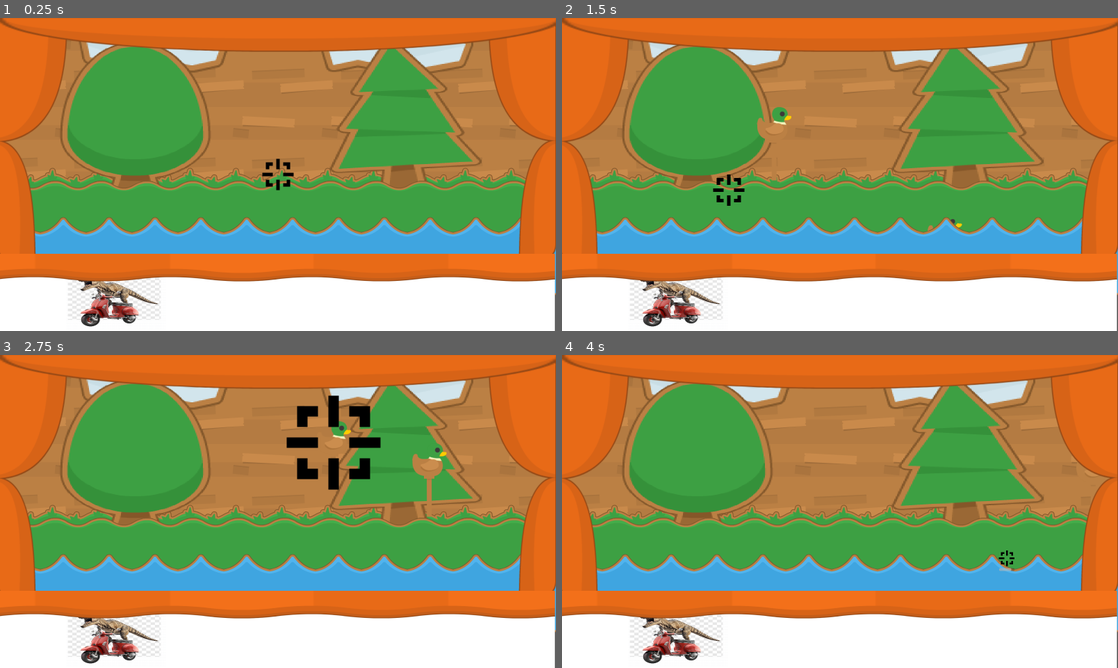
Above: before the commit, frames 1-4 (two rows, left to right).
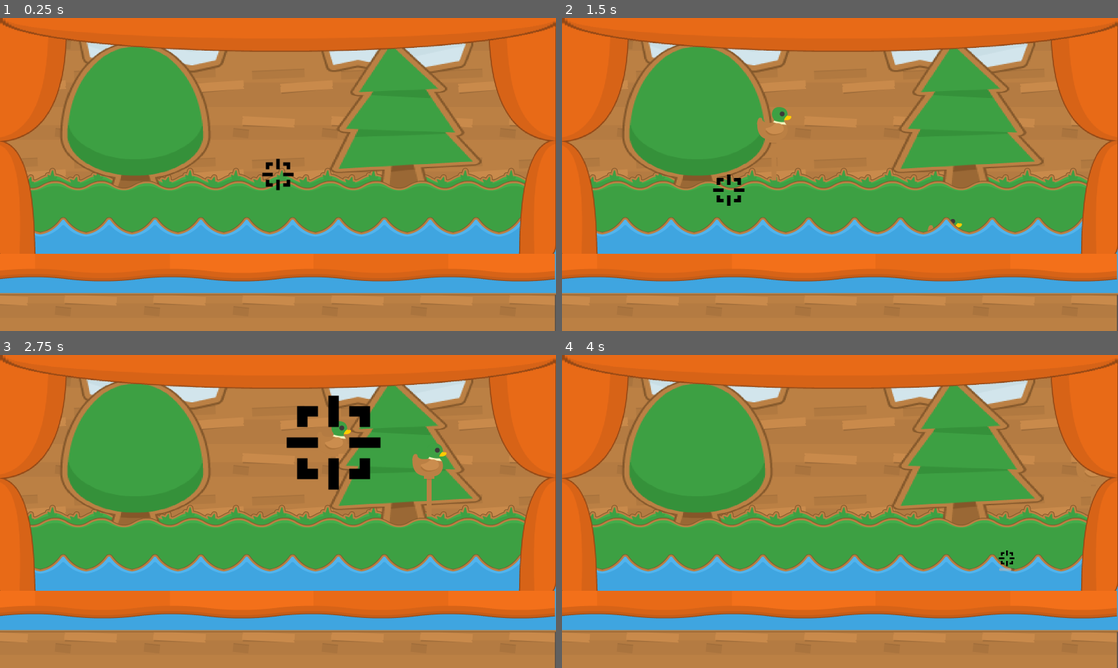
Above: after the commit, the same moments.

Repository: Martello3000/GhostShooterTrabalhoPOO
Game: Godot game, scene res://cenas/fases/fase_teste.tscn
Two runs of this game, one before a commit and one after it. Both use one fixed random seed, a clock stepped at 60 frames per second and the inputs below. This scene is started directly instead of the project's main scene.
Inputs (mouse positions are in pixels of both pictures, inside the frame that each line leads up to):
- Up to frame 1 (0.25 s): no input
- Up to frame 2 (1.5 s): move the mouse to (962, 158) at 0.52 s; press the mouse at (962, 158) at 0.53 s; move the mouse to (728, 190) at 1.27 s; release the mouse at (728, 190) at 1.28 s; tap 1 (equiparPistola) at 1.35 s
- Up to frame 3 (2.75 s): move the mouse to (333, 442) at 2.02 s; hold 2 (equiparShotgun) from 2.03 s (still down)
- Up to frame 4 (4 s): move the mouse to (812, 574) at 2.77 s; release 2 (equiparShotgun) at 2.78 s; tap 3 (equiparSniper) at 2.85 s; move the mouse to (1006, 558) at 3.52 s; press the mouse at (1006, 558) at 3.53 s

The runs differ from the first frame. In frame 1, 17% of the frame differs, in the area x 0-100%, y 0-100%; in frame 2, 17%; in frame 3, 17%; in frame 4, 17%.

Commit message:
Versao 4 (Antes da Versao 5(que ainda nao existe))
HUD completo e funcional com as classe tudo mt foda

Diff:
--- a/cenas/cenarios/cenario_1.tscn
+++ b/cenas/cenarios/cenario_1.tscn
@@ -10,7 +10,6 @@
 [ext_resource type="Texture2D" uid="uid://cri83irdthrow" path="res://assets/placeholders/cenario/water1.png" id="8_efqff"]
 [ext_resource type="Texture2D" uid="uid://bjx6xut62vrhu" path="res://assets/placeholders/cenario/curtain.png" id="9_lmn1v"]
 [ext_resource type="Texture2D" uid="uid://dut4wcbonpnvi" path="res://assets/placeholders/cenario/curtain_top.png" id="10_4baps"]
-[ext_resource type="Texture2D" uid="uid://cvx65ib4ydkt5" path="res://assets/placeholders/Screenshot_1244.png" id="11_44y6m"]
 [ext_resource type="Texture2D" uid="uid://d4mv4yfjcobd6" path="res://assets/placeholders/cenario/curtain_straight.png" id="11_v4c51"]
 
 [node name="Cenario1" type="Node2D" unique_id=1385884628]
@@ -107,17 +106,6 @@
 offset_bottom = 97.0
 texture = ExtResource("10_4baps")
 
-[node name="ColorRect" type="ColorRect" parent="." unique_id=358229605]
-offset_left = -2.0
-offset_top = 679.0
-offset_right = 1597.0
-offset_bottom = 901.0
-
-[node name="Screenshot1244" type="Sprite2D" parent="." unique_id=1345847461]
-position = Vector2(334.00003, 803.00006)
-scale = Vector2(0.58979595, 0.35027727)
-texture = ExtResource("11_44y6m")
-
 [node name="cortinabaixo" type="TextureRect" parent="." unique_id=1578985619]
 offset_left = -5.0
 offset_top = 678.0
--- /dev/null
+++ b/cenas/hud/hud.tscn
@@ -0,0 +1,279 @@
+[gd_scene format=3 uid="uid://bm8723jv36bya"]
+
+[ext_resource type="Texture2D" uid="uid://cw1ptut60wkw6" path="res://assets/placeholders/hud/tinyRPG_dragonRegaliaGUI_v1_0/20240707dragon9SlicesC.png" id="1_boc2i"]
+[ext_resource type="Texture2D" uid="uid://cocf52fqt1rvl" path="res://assets/placeholders/hud/tinyRPG_dragonRegaliaGUI_v1_0/20240707dragon9SlicesATexture.png" id="2_kovif"]
+[ext_resource type="Texture2D" uid="uid://dymufu2cfh4jn" path="res://assets/placeholders/hud/tinyRPG_dragonRegaliaGUI_v1_0/20240713dragonMapFrame.png" id="3_b5mm2"]
+[ext_resource type="Texture2D" uid="uid://305wefpabn7w" path="res://assets/placeholders/hud/tinyRPG_dragonRegaliaGUI_v1_0/20240709dragonBarA.png" id="3_vgdt5"]
+[ext_resource type="Texture2D" uid="uid://b6am8rajnvcbf" path="res://assets/placeholders/hud/tinyRPG_dragonRegaliaGUI_v1_0/20240707dragon9SlicesB.png" id="3_yvfgk"]
+[ext_resource type="Texture2D" uid="uid://bkohlp11ftey" path="res://assets/placeholders/hud/tinyRPG_dragonRegaliaGUI_v1_0/20240707dragon9SlicesA.png" id="4_mwyyg"]
+[ext_resource type="Texture2D" uid="uid://c313nnlbl3kax" path="res://assets/placeholders/shadowwizardmoneygang.png" id="4_ptjvq"]
+[ext_resource type="Texture2D" uid="uid://blfi5b0n4x7bk" path="res://assets/placeholders/hud/tinyRPG_dragonRegaliaGUI_v1_0/20240707dragonHeaderA.png" id="5_mwyyg"]
+[ext_resource type="Texture2D" uid="uid://cre0pkblv5ab7" path="res://assets/placeholders/hud/tinyRPG_dragonRegaliaGUI_v1_0/20240713dragonEmptyFrame.png" id="7_c6fc2"]
+[ext_resource type="FontFile" uid="uid://1ihfvuq4u1dn" path="res://assets/placeholders/VCR_OSD_MONO_1.001.ttf" id="7_xi43s"]
+[ext_resource type="Texture2D" uid="uid://dduk8proxkcmp" path="res://assets/placeholders/handgun-weapon-isolated-png.webp" id="8_xi43s"]
+
+[sub_resource type="LabelSettings" id="LabelSettings_4s7l5"]
+font = ExtResource("7_xi43s")
+
+[sub_resource type="LabelSettings" id="LabelSettings_1q8n7"]
+font = ExtResource("7_xi43s")
+
+[sub_resource type="LabelSettings" id="LabelSettings_ptjvq"]
+font = ExtResource("7_xi43s")
+font_size = 27
+
+[sub_resource type="LabelSettings" id="LabelSettings_xi43s"]
+font = ExtResource("7_xi43s")
+font_size = 60
+font_color = Color(0.99797565, 0.8290873, 0, 1)
+
+[sub_resource type="LabelSettings" id="LabelSettings_tckxf"]
+font = ExtResource("7_xi43s")
+font_size = 60
+font_color = Color(0.99607843, 0.827451, 0, 1)
+
+[node name="HUD" type="Control" unique_id=1464992753]
+layout_mode = 3
+anchor_top = 0.75555557
+anchor_right = 1.0
+anchor_bottom = 1.0
+grow_horizontal = 2
+grow_vertical = 2
+metadata/_edit_use_anchors_ = true
+
+[node name="PanelContainer" type="PanelContainer" parent="." unique_id=1142091084]
+self_modulate = Color(1, 1, 1, 0)
+layout_mode = 1
+anchors_preset = 15
+anchor_right = 1.0
+anchor_bottom = 1.0
+grow_horizontal = 2
+grow_vertical = 2
+
+[node name="NinePatchRect" type="NinePatchRect" parent="PanelContainer" unique_id=389968813]
+self_modulate = Color(0.91228896, 0.9122889, 0.91228884, 1)
+layout_mode = 2
+texture = ExtResource("1_boc2i")
+patch_margin_left = 10
+patch_margin_top = 10
+patch_margin_right = 10
+patch_margin_bottom = 10
+
+[node name="TextureRect" type="TextureRect" parent="PanelContainer" unique_id=1697792076]
+self_modulate = Color(1, 1, 1, 0.09019608)
+layout_mode = 2
+texture = ExtResource("2_kovif")
+stretch_mode = 1
+
+[node name="VBoxContainer" type="VBoxContainer" parent="PanelContainer" unique_id=2023636416]
+layout_mode = 2
+
+[node name="NinePatchRect" type="NinePatchRect" parent="PanelContainer/VBoxContainer" unique_id=482937730]
+custom_minimum_size = Vector2(0, 40)
+layout_mode = 2
+texture = ExtResource("3_vgdt5")
+patch_margin_left = 8
+patch_margin_top = 4
+patch_margin_right = 8
+patch_margin_bottom = 5
+axis_stretch_horizontal = 1
+
+[node name="ProgressBar" type="ProgressBar" parent="PanelContainer/VBoxContainer/NinePatchRect" unique_id=1045242551]
+custom_minimum_size = Vector2(0, 30)
+layout_mode = 1
+anchors_preset = -1
+anchor_left = 0.00375
+anchor_top = 0.1
+anchor_right = 0.995625
+anchor_bottom = 0.875
+grow_horizontal = 2
+grow_vertical = 2
+show_percentage = false
+metadata/_edit_use_anchors_ = true
+
+[node name="MarginContainer" type="MarginContainer" parent="PanelContainer/VBoxContainer" unique_id=1913381934]
+custom_minimum_size = Vector2(100, 180)
+layout_mode = 2
+size_flags_vertical = 8
+theme_override_constants/margin_left = 15
+theme_override_constants/margin_right = 15
+theme_override_constants/margin_bottom = 10
+
+[node name="HBoxContainer" type="HBoxContainer" parent="PanelContainer/VBoxContainer/MarginContainer" unique_id=967416954]
+layout_mode = 2
+
+[node name="HBoxContainer" type="VBoxContainer" parent="PanelContainer/VBoxContainer/MarginContainer/HBoxContainer" unique_id=1244304193]
+layout_mode = 2
+
+[node name="Control" type="Control" parent="PanelContainer/VBoxContainer/MarginContainer/HBoxContainer/HBoxContainer" unique_id=489238009]
+layout_mode = 2
+size_flags_vertical = 3
+
+[node name="ClassTexture" type="TextureRect" parent="PanelContainer/VBoxContainer/MarginContainer/HBoxContainer/HBoxContainer/Control" unique_id=1158517228]
+custom_minimum_size = Vector2(100, 125)
+layout_mode = 1
+anchors_preset = 15
+anchor_right = 1.0
+anchor_bottom = 1.0
+offset_left = -10.907318
+offset_right = 10.907318
+offset_bottom = -1.0
+grow_horizontal = 2
+grow_vertical = 2
+texture = ExtResource("4_ptjvq")
+expand_mode = 3
+
+[node name="ClassDisplay" type="TextureRect" parent="PanelContainer/VBoxContainer/MarginContainer/HBoxContainer/HBoxContainer/Control/ClassTexture" unique_id=1459393274]
+custom_minimum_size = Vector2(120, 120)
+layout_mode = 1
+anchors_preset = -1
+anchor_left = 0.09295546
+anchor_right = 0.9162753
+anchor_bottom = 1.0
+grow_horizontal = 2
+grow_vertical = 2
+size_flags_vertical = 3
+texture = ExtResource("3_b5mm2")
+metadata/_edit_use_anchors_ = true
+
+[node name="ClassName" type="NinePatchRect" parent="PanelContainer/VBoxContainer/MarginContainer/HBoxContainer/HBoxContainer" unique_id=561546465]
+custom_minimum_size = Vector2(130, 40)
+layout_mode = 2
+size_flags_horizontal = 4
+size_flags_vertical = 8
+texture = ExtResource("5_mwyyg")
+patch_margin_left = 22
+patch_margin_right = 22
+
+[node name="Label" type="Label" parent="PanelContainer/VBoxContainer/MarginContainer/HBoxContainer/HBoxContainer/ClassName" unique_id=2052048812]
+layout_mode = 1
+anchors_preset = -1
+anchor_right = 1.0
+anchor_bottom = 0.75
+grow_horizontal = 2
+grow_vertical = 2
+text = "Classe"
+label_settings = SubResource("LabelSettings_4s7l5")
+horizontal_alignment = 1
+vertical_alignment = 1
+metadata/_edit_use_anchors_ = true
+
+[node name="HBoxContainer2" type="VBoxContainer" parent="PanelContainer/VBoxContainer/MarginContainer/HBoxContainer" unique_id=719385918]
+layout_mode = 2
+
+[node name="Control" type="Control" parent="PanelContainer/VBoxContainer/MarginContainer/HBoxContainer/HBoxContainer2" unique_id=1785592445]
+layout_mode = 2
+size_flags_vertical = 3
+
+[node name="WeaponDisplay" type="TextureRect" parent="PanelContainer/VBoxContainer/MarginContainer/HBoxContainer/HBoxContainer2/Control" unique_id=1587741396]
+layout_mode = 1
+anchors_preset = 15
+anchor_right = 1.0
+anchor_bottom = 1.0
+grow_horizontal = 2
+grow_vertical = 2
+size_flags_horizontal = 0
+texture = ExtResource("4_mwyyg")
+expand_mode = 2
+
+[node name="MarginContainer" type="MarginContainer" parent="PanelContainer/VBoxContainer/MarginContainer/HBoxContainer/HBoxContainer2/Control/WeaponDisplay" unique_id=816314350]
+layout_mode = 1
+anchors_preset = 15
+anchor_right = 1.0
+anchor_bottom = 1.0
+grow_horizontal = 2
+grow_vertical = 2
+theme_override_constants/margin_left = 10
+theme_override_constants/margin_top = 13
+theme_override_constants/margin_right = 10
+theme_override_constants/margin_bottom = 13
+
+[node name="WeaponTexture" type="TextureRect" parent="PanelContainer/VBoxContainer/MarginContainer/HBoxContainer/HBoxContainer2/Control/WeaponDisplay/MarginContainer" unique_id=1580352234]
+layout_mode = 2
+texture = ExtResource("8_xi43s")
+expand_mode = 1
+
+[node name="WeaponName" type="NinePatchRect" parent="PanelContainer/VBoxContainer/MarginContainer/HBoxContainer/HBoxContainer2" unique_id=126053604]
+custom_minimum_size = Vector2(150, 40)
+layout_mode = 2
+size_flags_horizontal = 4
+size_flags_vertical = 8
+texture = ExtResource("5_mwyyg")
+patch_margin_left = 22
+patch_margin_right = 22
+
+[node name="Label" type="Label" parent="PanelContainer/VBoxContainer/MarginContainer/HBoxContainer/HBoxContainer2/WeaponName" unique_id=1558348115]
+layout_mode = 1
+anchors_preset = -1
+anchor_right = 1.0
+anchor_bottom = 0.75
+grow_horizontal = 2
+grow_vertical = 2
+text = "Arma"
+label_settings = SubResource("LabelSettings_1q8n7")
+horizontal_alignment = 1
+vertical_alignment = 1
+metadata/_edit_use_anchors_ = true
+
+[node name="AmmoDisplay" type="TextureRect" parent="PanelContainer/VBoxContainer/MarginContainer/HBoxContainer" unique_id=494177877]
+custom_minimum_size = Vector2(160, 160)
+layout_mode = 2
+texture = ExtResource("7_c6fc2")
+
+[node name="MarginContainer" type="MarginContainer" parent="PanelContainer/VBoxContainer/MarginContainer/HBoxContainer/AmmoDisplay" unique_id=1656070630]
+layout_mode = 1
+anchors_preset = 15
+anchor_right = 1.0
+anchor_bottom = 1.0
+grow_horizontal = 2
+grow_vertical = 2
+theme_override_constants/margin_left = 20
+theme_override_constants/margin_top = 23
+theme_override_constants/margin_right = 20
+theme_override_constants/margin_bottom = 23
+
+[node name="Label" type="Label" parent="PanelContainer/VBoxContainer/MarginContainer/HBoxContainer/AmmoDisplay/MarginContainer" unique_id=1231833943]
+layout_mode = 2
+size_flags_vertical = 1
+text = "Munição"
+label_settings = SubResource("LabelSettings_ptjvq")
+horizontal_alignment = 1
+vertical_alignment = 1
+
+[node name="ScorePanel" type="NinePatchRect" parent="PanelContainer/VBoxContainer/MarginContainer/HBoxContainer" unique_id=2001798483]
+custom_minimum_size = Vector2(500, 0)
+layout_mode = 2
+size_flags_horizontal = 10
+texture = ExtResource("3_yvfgk")
+patch_margin_left = 21
+patch_margin_top = 21
+patch_margin_right = 21
+patch_margin_bottom = 21
+axis_stretch_horizontal = 1
+
+[node name="MarginContainer" type="MarginContainer" parent="PanelContainer/VBoxContainer/MarginContainer/HBoxContainer/ScorePanel" unique_id=745218687]
+layout_mode = 1
+anchors_preset = 15
+anchor_right = 1.0
+anchor_bottom = 1.0
+grow_horizontal = 2
+grow_vertical = 2
+theme_override_constants/margin_left = 15
+theme_override_constants/margin_top = 15
+theme_override_constants/margin_right = 15
+theme_override_constants/margin_bottom = 15
+
+[node name="VBoxContainer" type="VBoxContainer" parent="PanelContainer/VBoxContainer/MarginContainer/HBoxContainer/ScorePanel/MarginContainer" unique_id=359922763]
+layout_mode = 2
+
+[node name="Label" type="Label" parent="PanelContainer/VBoxContainer/MarginContainer/HBoxContainer/ScorePanel/MarginContainer/VBoxContainer" unique_id=1053431688]
+layout_mode = 2
+size_flags_vertical = 2
+text = "Pontuação:"
+label_settings = SubResource("LabelSettings_xi43s")
+
+[node name="score" type="Label" parent="PanelContainer/VBoxContainer/MarginContainer/HBoxContainer/ScorePanel/MarginContainer/VBoxContainer" unique_id=682951506]
+layout_mode = 2
+size_flags_vertical = 2
+text = "1500"
+label_settings = SubResource("LabelSettings_tckxf")
--- a/project.godot
+++ b/project.godot
@@ -75,4 +75,5 @@
 
 [rendering]
 
+textures/canvas_textures/default_texture_filter=0
 rendering_device/driver.windows="d3d12"
Binary file added: assets/placeholders/VCR_OSD_MONO_1.001.ttf
Not shown, added: assets/placeholders/VCR_OSD_MONO_1.001.ttf.import
Binary file added: assets/placeholders/handgun-weapon-isolated-png.webp
Not shown, added: assets/placeholders/handgun-weapon-isolated-png.webp.import
Binary file added: assets/placeholders/shadowwizardmoneygang.png
Not shown, added: assets/placeholders/shadowwizardmoneygang.png.import
